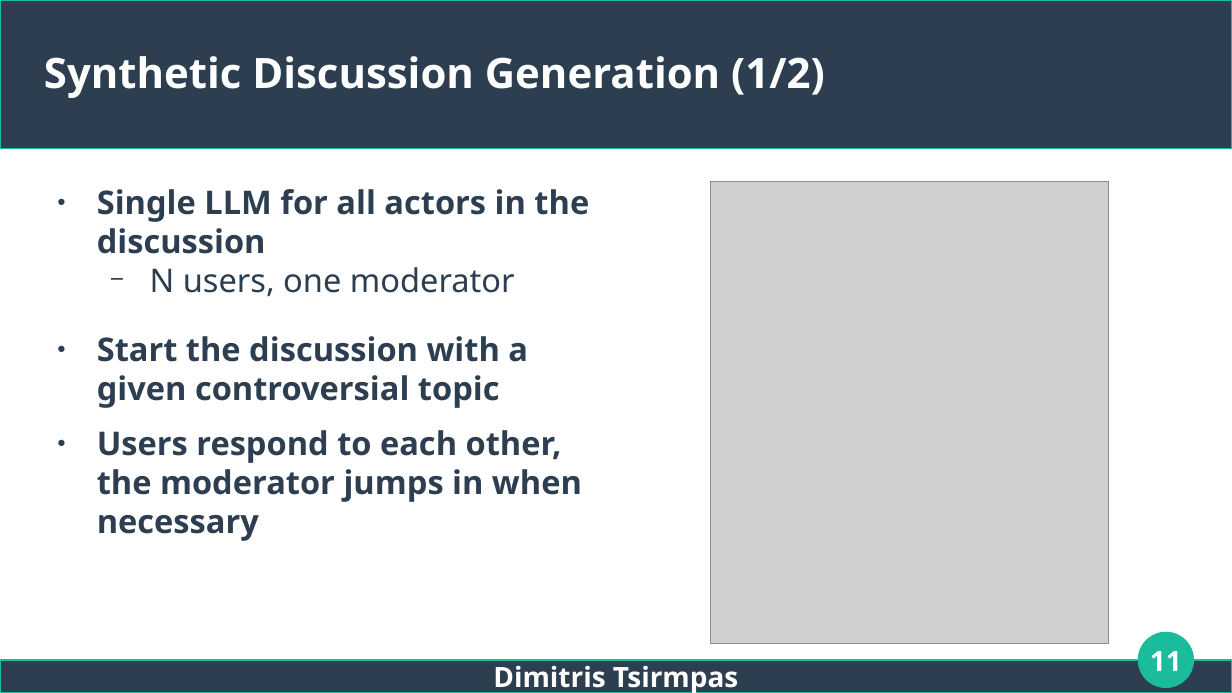
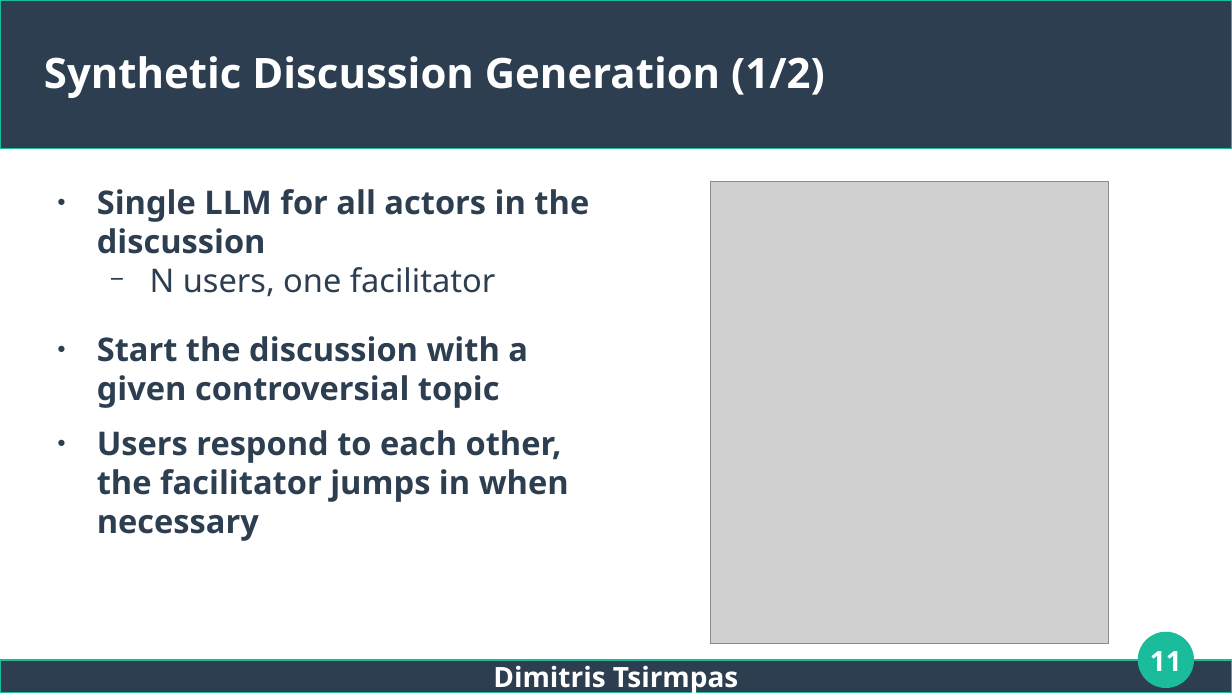
Before and after one commit to dimits-ts/llm_moderation_research, a slide deck: slide 11 of presentations/thesis.odp. Drawn at 1232x693 pixels with LibreOffice and Linux fonts; fonts in the diff are those of the drawing; grey boxes stand for pictures. Boxes give left, top, right and bottom in pixels: in the first picture for what was removed or moved away, otherwise in the second. Text is boxed around its words. In the diff, an @@ line names an element or a change of style, - is before the commit and + after.

```diff
--- a/presentations/thesis.odp
+++ b/presentations/thesis.odp
@@ text at (150,267,495,297): text changed @@
-  − N users, one moderator
+  − N users, one facilitator
@@ text at (97,430,569,541): text changed @@
-● Users respond to each other, the moderator jumps in when necessary
+● Users respond to each other, the facilitator jumps in when necessary
```
Also in this commit, not shown: 17 other slides changed, 2 slides added, 1 slide removed.
